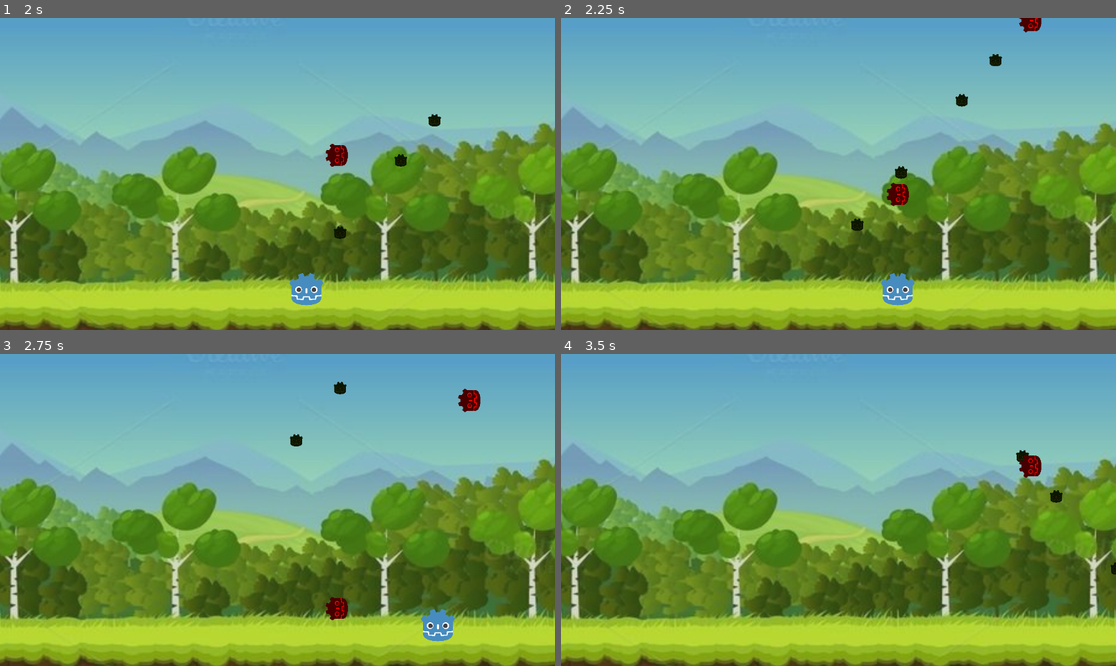
Above: before the commit, frames 1-4 (two rows, left to right).
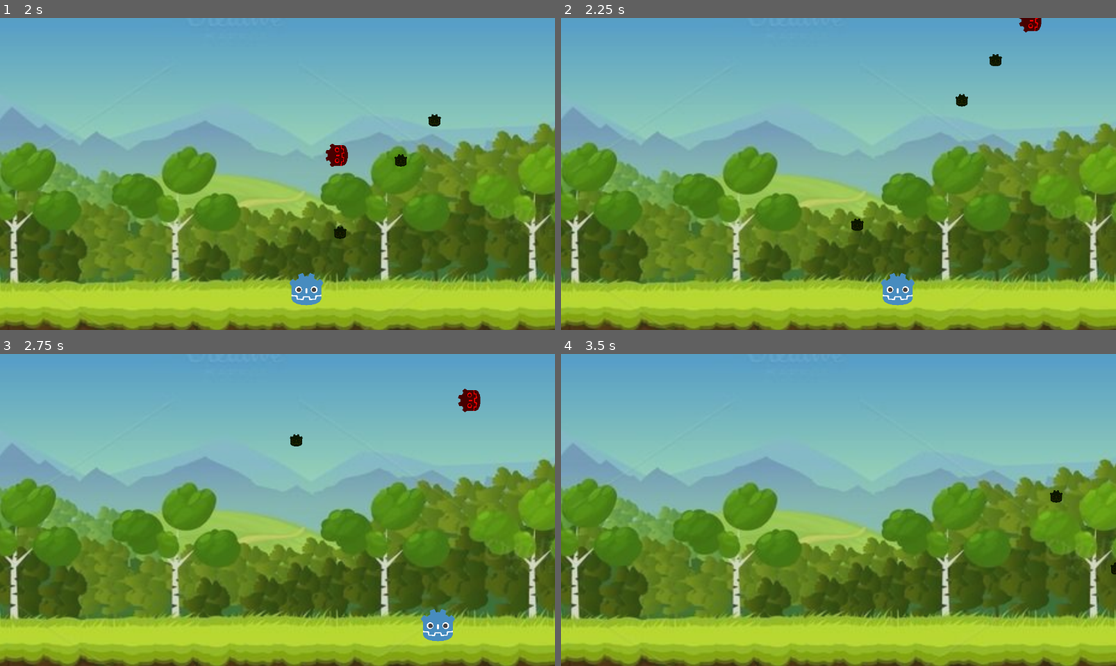
Above: after the commit, the same moments.

Repository: srad1292/ShootEmGd
Game: Godot game, scene res://Scenes/level.tscn
Two runs of this game, one before a commit and one after it. Both use one fixed random seed, a clock stepped at 60 frames per second and the inputs below.
Inputs:
- Up to frame 1 (2 s): tap Enter (ui_accept) at 0.5, 1.35, 1.52, 1.82 s; hold Right (ui_right) 0.53-1.28 s; hold Enter (ui_accept) 0.53-1.28 s; hold Left (ui_left) from 1.28 s (still down)
- Up to frame 2 (2.25 s): release Left (ui_left) at 2.03 s; hold Right (ui_right) from 2.03 s (still down); hold Enter (ui_accept) from 2.03 s (still down)
- Up to frame 3 (2.75 s): keep holding Right (ui_right); keep holding Enter (ui_accept)
- Up to frame 4 (3.5 s): keep holding Right (ui_right); release Enter (ui_accept) at 2.78 s; tap Enter (ui_accept) at 2.85, 3.02, 3.32 s

Frame 1 is identical in both runs. In frame 2, 0.3% of the frame differs, in the area x 58-63%, y 47-61%; in frame 3, 0.3%; in frame 4, 0.3%.

Commit message:
Destroying enemies when they collide with bullet/shredder/player. Destroying bullets on any collision.

Diff:
--- a/Scenes/bullet.tscn
+++ b/Scenes/bullet.tscn
@@ -6,11 +6,13 @@
 [sub_resource type="CircleShape2D" id="CircleShape2D_160c8"]
 radius = 13.0
 
-[node name="Bullet" type="Node2D"]
+[node name="Bullet" type="Node2D" groups=["Bullet"]]
 position = Vector2(504, 574)
 script = ExtResource("1_nlayb")
 
-[node name="Area2D" type="Area2D" parent="."]
+[node name="Area2D" type="Area2D" parent="." groups=["Bullet"]]
+collision_layer = 2
+collision_mask = 36
 
 [node name="CollisionShape2D" type="CollisionShape2D" parent="Area2D"]
 shape = SubResource("CircleShape2D_160c8")
@@ -19,3 +21,5 @@
 modulate = Color(0.164706, 0.160784, 0, 1)
 scale = Vector2(0.025, 0.025)
 texture = ExtResource("1_qkp57")
+
+[connection signal="area_entered" from="Area2D" to="." method="_on_area_2d_area_entered"]
--- /dev/null
+++ b/Scenes/bullet_shredder.tscn
@@ -0,0 +1,16 @@
+[gd_scene load_steps=2 format=3 uid="uid://d3v2k0sin5lrr"]
+
+[sub_resource type="RectangleShape2D" id="RectangleShape2D_hhx7v"]
+size = Vector2(1316, 20)
+
+[node name="BulletShredder" type="Node2D"]
+position = Vector2(530, -186)
+
+[node name="Area2D" type="Area2D" parent="."]
+collision_layer = 32
+collision_mask = 2
+input_pickable = false
+
+[node name="CollisionShape2D" type="CollisionShape2D" parent="Area2D"]
+position = Vector2(47, 0)
+shape = SubResource("RectangleShape2D_hhx7v")
--- a/Scenes/enemy.tscn
+++ b/Scenes/enemy.tscn
@@ -11,6 +11,8 @@
 script = ExtResource("1_828n2")
 
 [node name="Area2D" type="Area2D" parent="."]
+collision_layer = 4
+collision_mask = 26
 
 [node name="CollisionShape2D" type="CollisionShape2D" parent="Area2D"]
 shape = SubResource("CircleShape2D_yk5ok")
@@ -20,3 +22,6 @@
 scale = Vector2(0.045, 0.045)
 texture = ExtResource("1_fque0")
 script = ExtResource("3_j1xur")
+
+[connection signal="area_entered" from="Area2D" to="." method="_on_area_2d_area_entered"]
+[connection signal="body_entered" from="Area2D" to="." method="_on_area_2d_body_entered"]
--- /dev/null
+++ b/Scenes/enemy_shredder.tscn
@@ -0,0 +1,16 @@
+[gd_scene load_steps=2 format=3 uid="uid://cb385s3v16lkk"]
+
+[sub_resource type="RectangleShape2D" id="RectangleShape2D_que03"]
+size = Vector2(1283, 20)
+
+[node name="EnemyShredder" type="Node2D" groups=["EnemyShredder"]]
+position = Vector2(596, 704)
+
+[node name="Area2D" type="Area2D" parent="." groups=["EnemyShredder"]]
+collision_layer = 16
+collision_mask = 4
+input_pickable = false
+
+[node name="CollisionShape2D" type="CollisionShape2D" parent="Area2D"]
+position = Vector2(7.5, 3)
+shape = SubResource("RectangleShape2D_que03")
--- a/Scenes/enemy_spawner.tscn
+++ b/Scenes/enemy_spawner.tscn
@@ -9,6 +9,8 @@
 
 [node name="EnemySpawnArea" type="Area2D" parent="."]
 position = Vector2(575, -20)
+collision_layer = 0
+collision_mask = 0
 script = ExtResource("1_cgrab")
 
 [node name="CollisionShape2D" type="CollisionShape2D" parent="EnemySpawnArea"]
--- a/Scenes/level.tscn
+++ b/Scenes/level.tscn
@@ -1,8 +1,10 @@
-[gd_scene load_steps=4 format=3 uid="uid://cf5pwiorrbhf7"]
+[gd_scene load_steps=6 format=3 uid="uid://cf5pwiorrbhf7"]
 
 [ext_resource type="Texture2D" uid="uid://bx6ms1uphdi8h" path="res://Sprites/background.jpg" id="1_vtes1"]
 [ext_resource type="PackedScene" uid="uid://5l82p5amk2n0" path="res://Scenes/player.tscn" id="2_gndru"]
 [ext_resource type="PackedScene" uid="uid://d22yqvb8vtbtk" path="res://Scenes/enemy_spawner.tscn" id="3_ibl7f"]
+[ext_resource type="PackedScene" uid="uid://d3v2k0sin5lrr" path="res://Scenes/bullet_shredder.tscn" id="4_h6gu7"]
+[ext_resource type="PackedScene" uid="uid://cb385s3v16lkk" path="res://Scenes/enemy_shredder.tscn" id="5_r6jgk"]
 
 [node name="Level" type="Node2D"]
 
@@ -15,3 +17,8 @@
 [node name="Player" parent="." instance=ExtResource("2_gndru")]
 
 [node name="EnemySpawner" parent="." instance=ExtResource("3_ibl7f")]
+
+[node name="BulletShredder" parent="." instance=ExtResource("4_h6gu7")]
+position = Vector2(536, -98)
+
+[node name="EnemyShredder" parent="." instance=ExtResource("5_r6jgk")]
--- a/Scenes/player.tscn
+++ b/Scenes/player.tscn
@@ -7,10 +7,12 @@
 [sub_resource type="RectangleShape2D" id="RectangleShape2D_pfn34"]
 size = Vector2(68, 63)
 
-[node name="Player" type="Node2D"]
+[node name="Player" type="Node2D" groups=["Player"]]
 position = Vector2(615, 563)
 
-[node name="PlayerBody" type="CharacterBody2D" parent="."]
+[node name="PlayerBody" type="CharacterBody2D" parent="." groups=["Player"]]
+collision_layer = 8
+collision_mask = 4
 script = ExtResource("1_u6wln")
 
 [node name="CollisionShape2D" type="CollisionShape2D" parent="PlayerBody"]
--- a/Scripts/EnemySpawnArea.gd
+++ b/Scripts/EnemySpawnArea.gd
@@ -10,7 +10,6 @@
 
 # Called when the node enters the scene tree for the first time.
 func _ready():
-	print("I am at: %f, %f" % [get_position().x, get_position().y])
 	setup_timer()
 
 # Called every frame. 'delta' is the elapsed time since the previous frame.
--- a/Scripts/EnemySprite.gd
+++ b/Scripts/EnemySprite.gd
@@ -3,7 +3,6 @@
 
 # Called when the node enters the scene tree for the first time.
 func _ready():
-	print("Enemy and am at: %f, %f" % [get_position().x, get_position().y])
 	if $"../../..".get_position().x <= 0:
 		rotate(PI/2.0)
 	else:
--- a/Scripts/Weapon.gd
+++ b/Scripts/Weapon.gd
@@ -17,7 +17,6 @@
 
 func _input(event):
 	if(event.is_action_pressed("ui_accept") && elapsed >= delay):
-		print("I fired: %d" % fireCounter)
 		fireCounter += 1
 		elapsed = 0.0
 		var bullet = bullet_scene.instantiate()
--- a/Scripts/bullet.gd
+++ b/Scripts/bullet.gd
@@ -10,3 +10,7 @@
 # Called every frame. 'delta' is the elapsed time since the previous frame.
 func _process(delta):
 	move_local_y(delta * speed * -1)
+
+
+func _on_area_2d_area_entered(area):
+	queue_free() # Replace with function body.
--- a/Scripts/enemy.gd
+++ b/Scripts/enemy.gd
@@ -12,3 +12,22 @@
 # Called every frame. 'delta' is the elapsed time since the previous frame.
 func _process(delta):
 	move_local_y(delta * speed)
+
+
+func _on_area_2d_area_entered(area):
+	print("Enemy on area 2d entered: %s" % area.get_name())
+	if area.is_in_group("EnemyShredder"):
+		print("Enemy collided with enemy shredder")
+		# take a life away
+		queue_free()
+	elif area.is_in_group("Bullet"):
+		print("Enemy collided with bullet")
+		queue_free()
+
+
+func _on_area_2d_body_entered(body):
+	print("Enemy on area 2d body entered: %s" % body.get_name())
+	if body.is_in_group("Player"):
+		print("Enemy collided with player")
+		#take a life away
+		queue_free()
--- a/project.godot
+++ b/project.godot
@@ -19,6 +19,15 @@
 
 project/assembly_name="Shoot Em Gd"
 
+[layer_names]
+
+2d_physics/layer_1="Default"
+2d_physics/layer_2="Bullet"
+2d_physics/layer_3="Enemy"
+2d_physics/layer_4="Player"
+2d_physics/layer_5="EnemyShredder"
+2d_physics/layer_6="BulletShredder"
+
 [rendering]
 
 renderer/rendering_method="mobile"
